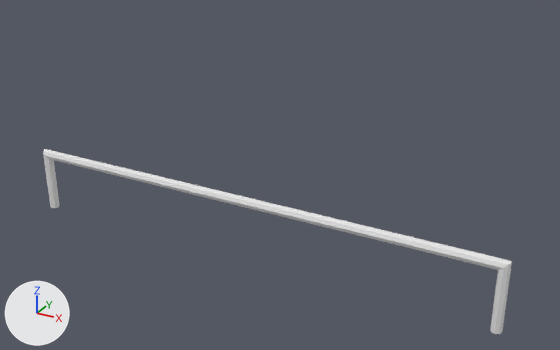
A saved change to the FBX model Assets/Meshes/Railing.fbx.
Camera for both pictures: a camera (50 mm lens) standing at (1.39, -1.26, 1.55) and looking at (0.13, 1.03, 0.41). The axes (+X, +Y, +Z) are drawn at lower left. The lights are the same throughout.

The scene before the commit, as lines of its bpy script (objects in view):
```python
me_elbow_joint_001 = bpy.data.meshes.new('Elbow Joint.001')
me_elbow_joint_001.from_pydata(...)  # 40 vertices, 32 faces; spans x -1.0..1.0, y 0.96..1.0, z 0.04..0.31
ob_rail = bpy.data.objects.new('Rail', me_elbow_joint_001)
ob_rail.location = (0.0, 0.0, 0.0)
```
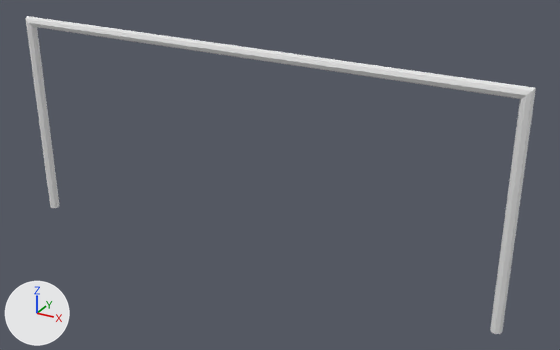
Pixel boxes [x1, y1, x2, y2] of what changed, in the pictures (560 x 350 px):
'Rail', reshaped (9% wider, 72% taller)
    before: [43, 149, 512, 334]
    after: [25, 16, 536, 334]

Patch to the scene script:
```diff
--- a/Assets/Meshes/Railing.fbx.py
+++ b/Assets/Meshes/Railing.fbx.py
@@ me_elbow_joint_001 @@
 me_elbow_joint_001.from_pydata(...)  # 40 vertices, 32 faces; spans x -1.0..1.0, y 0.96..1.0, z 0.04..0.31
 # used by ob_rail; location = (0.0, 0.0, 0.0)
+# me_elbow_joint_001 part 1: all 24 vertices in x -1.0..1.0, y 0.96..1.0, z 0.27..0.31 are moved by (0.0, 0.0, 0.57)
```
